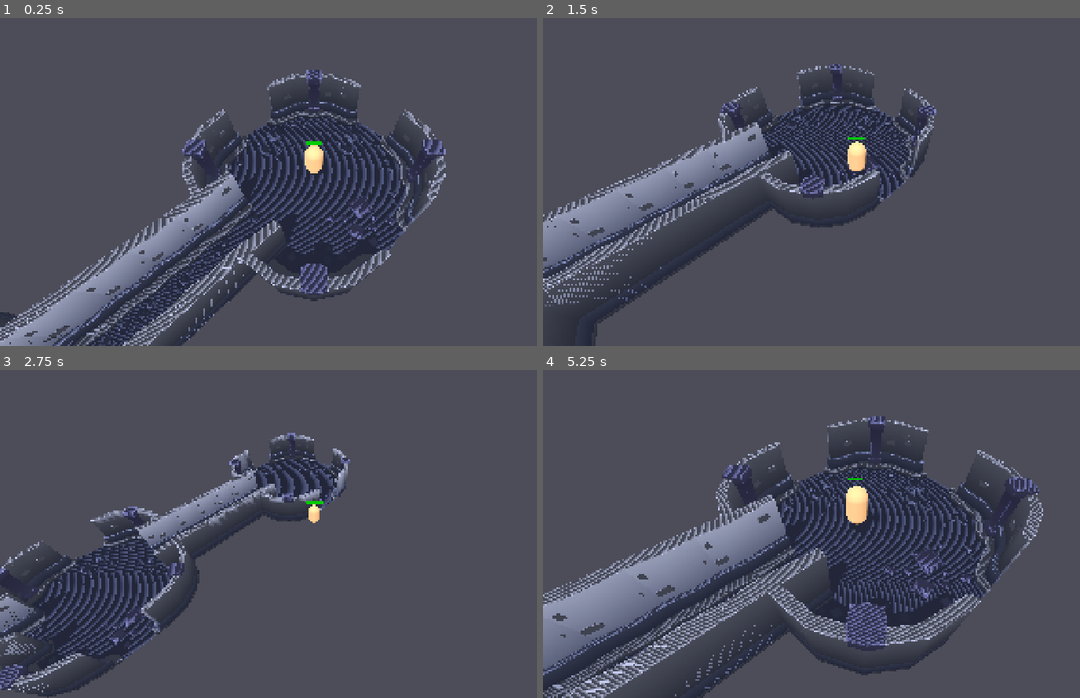
Above: before the commit, frames 1-4 (two rows, left to right).
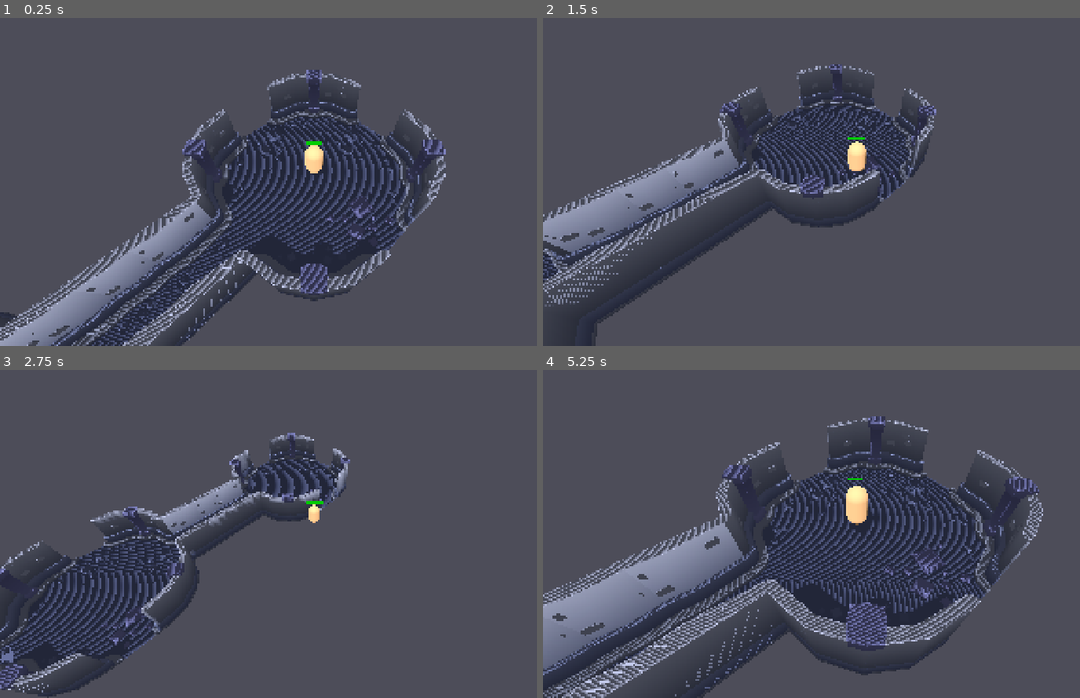
Above: after the commit, the same moments.

Repository: com-terminal-realms/tr-dungeons
Game: Godot game, scene res://scenes/main.tscn
Same seed, same stepped clock (60 frames per second), same inputs: the game is played once before the commit and once after it.
Inputs (mouse positions are in pixels of both pictures, inside the frame that each line leads up to):
- Up to frame 1 (0.25 s): no input
- Up to frame 2 (1.5 s): move the mouse to (994, 152) at 0.52 s; hold D (move_right) 0.53-1.28 s; click (994, 152) at 0.6 s; move the mouse to (730, 188) at 1.27 s; hold S (move_back) from 1.28 s (still down); tap Mouse wheel up (zoom_in) at 1.35 s
- Up to frame 3 (2.75 s): move the mouse to (375, 442) at 2.02 s; release S (move_back) at 2.03 s; hold D (move_right) from 2.03 s (still down); hold Mouse wheel down (zoom_out) from 2.03 s (still down)
- Up to frame 4 (5.25 s): move the mouse to (827, 593) at 2.77 s; release D (move_right) at 2.78 s; release Mouse wheel down (zoom_out) at 2.78 s; hold W (move_forward) 2.78-3.53 s; click (827, 593) at 2.85 s; move the mouse to (1047, 573) at 3.52 s; hold Mouse wheel up (zoom_in) 3.53-4.28 s; hold A (move_left) 3.53-5.03 s; move the mouse to (666, 468) at 4.27 s; tap Mouse wheel down (zoom_out) at 4.35 s; move the mouse to (886, 520) at 5.02 s; hold S (move_back) from 5.03 s (still down); click (886, 520) at 5.1 s

The runs differ from the first frame. In frame 1, 1.8% of the frame differs, in the area x 1-55%, y 46-100%; in frame 2, 1.6%; in frame 3, 1.8%; in frame 4, 2.8%, in the area x 1-57%, y 38-97%.

Commit message:
Reduce corridor pieces from 5 to 3 per connection
- Remove outermost corridor pieces (at -4 and +4)
- Keep 3 pieces at positions: -2, 0, +2
- Better fit between rooms without overlap
- Update asset guide with corrected corridor count and positions

Diff:
--- a/apps/game-client/scenes/main.tscn
+++ b/apps/game-client/scenes/main.tscn
@@ -50,19 +50,13 @@
 transform = Transform3D(1, 0, 0, 0, 1, 0, 0, 0, 1, 0, 0, 10)
 
 [node name="CorridorPiece1" parent="NavigationRegion3D/Corridor1to2" instance=ExtResource("9")]
-transform = Transform3D(0, 0, 1, 0, 1, 0, -1, 0, 0, 0, 0, -4)
+transform = Transform3D(0, 0, 1, 0, 1, 0, -1, 0, 0, 0, 0, -2)
 
 [node name="CorridorPiece2" parent="NavigationRegion3D/Corridor1to2" instance=ExtResource("9")]
-transform = Transform3D(0, 0, 1, 0, 1, 0, -1, 0, 0, 0, 0, -2)
+transform = Transform3D(0, 0, 1, 0, 1, 0, -1, 0, 0, 0, 0, 0)
 
 [node name="CorridorPiece3" parent="NavigationRegion3D/Corridor1to2" instance=ExtResource("9")]
-transform = Transform3D(0, 0, 1, 0, 1, 0, -1, 0, 0, 0, 0, 0)
-
-[node name="CorridorPiece4" parent="NavigationRegion3D/Corridor1to2" instance=ExtResource("9")]
 transform = Transform3D(0, 0, 1, 0, 1, 0, -1, 0, 0, 0, 0, 2)
-
-[node name="CorridorPiece5" parent="NavigationRegion3D/Corridor1to2" instance=ExtResource("9")]
-transform = Transform3D(0, 0, 1, 0, 1, 0, -1, 0, 0, 0, 0, 4)
 
 [node name="Room2" type="Node3D" parent="NavigationRegion3D"]
 transform = Transform3D(1, 0, 0, 0, 1, 0, 0, 0, 1, 0, 0, 20)
@@ -83,19 +77,13 @@
 transform = Transform3D(1, 0, 0, 0, 1, 0, 0, 0, 1, 0, 0, 30)
 
 [node name="CorridorPiece1" parent="NavigationRegion3D/Corridor2to3" instance=ExtResource("9")]
-transform = Transform3D(0, 0, 1, 0, 1, 0, -1, 0, 0, 0, 0, -4)
+transform = Transform3D(0, 0, 1, 0, 1, 0, -1, 0, 0, 0, 0, -2)
 
 [node name="CorridorPiece2" parent="NavigationRegion3D/Corridor2to3" instance=ExtResource("9")]
-transform = Transform3D(0, 0, 1, 0, 1, 0, -1, 0, 0, 0, 0, -2)
+transform = Transform3D(0, 0, 1, 0, 1, 0, -1, 0, 0, 0, 0, 0)
 
 [node name="CorridorPiece3" parent="NavigationRegion3D/Corridor2to3" instance=ExtResource("9")]
-transform = Transform3D(0, 0, 1, 0, 1, 0, -1, 0, 0, 0, 0, 0)
-
-[node name="CorridorPiece4" parent="NavigationRegion3D/Corridor2to3" instance=ExtResource("9")]
 transform = Transform3D(0, 0, 1, 0, 1, 0, -1, 0, 0, 0, 0, 2)
-
-[node name="CorridorPiece5" parent="NavigationRegion3D/Corridor2to3" instance=ExtResource("9")]
-transform = Transform3D(0, 0, 1, 0, 1, 0, -1, 0, 0, 0, 0, 4)
 
 [node name="Room3" type="Node3D" parent="NavigationRegion3D"]
 transform = Transform3D(1, 0, 0, 0, 1, 0, 0, 0, 1, 0, 0, 40)
@@ -116,19 +104,13 @@
 transform = Transform3D(1, 0, 0, 0, 1, 0, 0, 0, 1, 0, 0, 50)
 
 [node name="CorridorPiece1" parent="NavigationRegion3D/Corridor3to4" instance=ExtResource("9")]
-transform = Transform3D(0, 0, 1, 0, 1, 0, -1, 0, 0, 0, 0, -4)
+transform = Transform3D(0, 0, 1, 0, 1, 0, -1, 0, 0, 0, 0, -2)
 
 [node name="CorridorPiece2" parent="NavigationRegion3D/Corridor3to4" instance=ExtResource("9")]
-transform = Transform3D(0, 0, 1, 0, 1, 0, -1, 0, 0, 0, 0, -2)
+transform = Transform3D(0, 0, 1, 0, 1, 0, -1, 0, 0, 0, 0, 0)
 
 [node name="CorridorPiece3" parent="NavigationRegion3D/Corridor3to4" instance=ExtResource("9")]
-transform = Transform3D(0, 0, 1, 0, 1, 0, -1, 0, 0, 0, 0, 0)
-
-[node name="CorridorPiece4" parent="NavigationRegion3D/Corridor3to4" instance=ExtResource("9")]
 transform = Transform3D(0, 0, 1, 0, 1, 0, -1, 0, 0, 0, 0, 2)
-
-[node name="CorridorPiece5" parent="NavigationRegion3D/Corridor3to4" instance=ExtResource("9")]
-transform = Transform3D(0, 0, 1, 0, 1, 0, -1, 0, 0, 0, 0, 4)
 
 [node name="Enemy1" parent="NavigationRegion3D/Room3" instance=ExtResource("2")]
 transform = Transform3D(1, 0, 0, 0, 1, 0, 0, 0, 1, 0, 1, 0)
@@ -152,19 +134,13 @@
 transform = Transform3D(1, 0, 0, 0, 1, 0, 0, 0, 1, 0, 0, 70)
 
 [node name="CorridorPiece1" parent="NavigationRegion3D/Corridor4to5" instance=ExtResource("9")]
-transform = Transform3D(0, 0, 1, 0, 1, 0, -1, 0, 0, 0, 0, -4)
+transform = Transform3D(0, 0, 1, 0, 1, 0, -1, 0, 0, 0, 0, -2)
 
 [node name="CorridorPiece2" parent="NavigationRegion3D/Corridor4to5" instance=ExtResource("9")]
-transform = Transform3D(0, 0, 1, 0, 1, 0, -1, 0, 0, 0, 0, -2)
+transform = Transform3D(0, 0, 1, 0, 1, 0, -1, 0, 0, 0, 0, 0)
 
 [node name="CorridorPiece3" parent="NavigationRegion3D/Corridor4to5" instance=ExtResource("9")]
-transform = Transform3D(0, 0, 1, 0, 1, 0, -1, 0, 0, 0, 0, 0)
-
-[node name="CorridorPiece4" parent="NavigationRegion3D/Corridor4to5" instance=ExtResource("9")]
 transform = Transform3D(0, 0, 1, 0, 1, 0, -1, 0, 0, 0, 0, 2)
-
-[node name="CorridorPiece5" parent="NavigationRegion3D/Corridor4to5" instance=ExtResource("9")]
-transform = Transform3D(0, 0, 1, 0, 1, 0, -1, 0, 0, 0, 0, 4)
 
 [node name="Enemy1" parent="NavigationRegion3D/Room4" instance=ExtResource("2")]
 transform = Transform3D(1, 0, 0, 0, 1, 0, 0, 0, 1, -5, 1, 0)
Not shown, changed: apps/game-client/docs/kenney-dungeon-asset-guide.md
